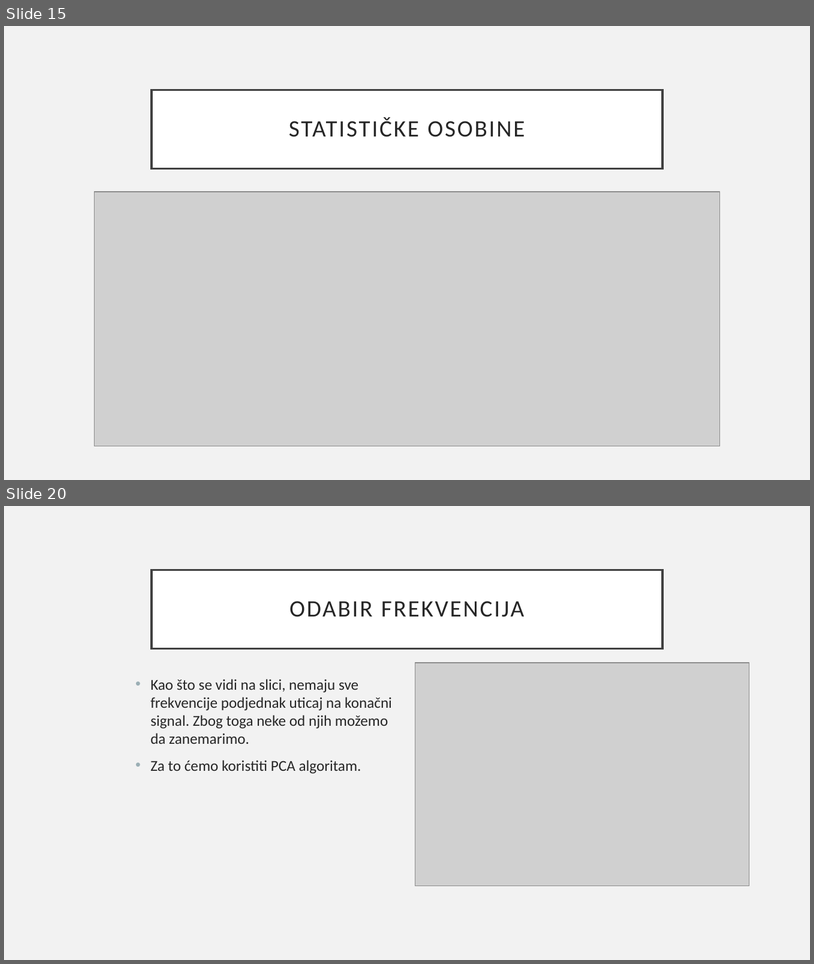
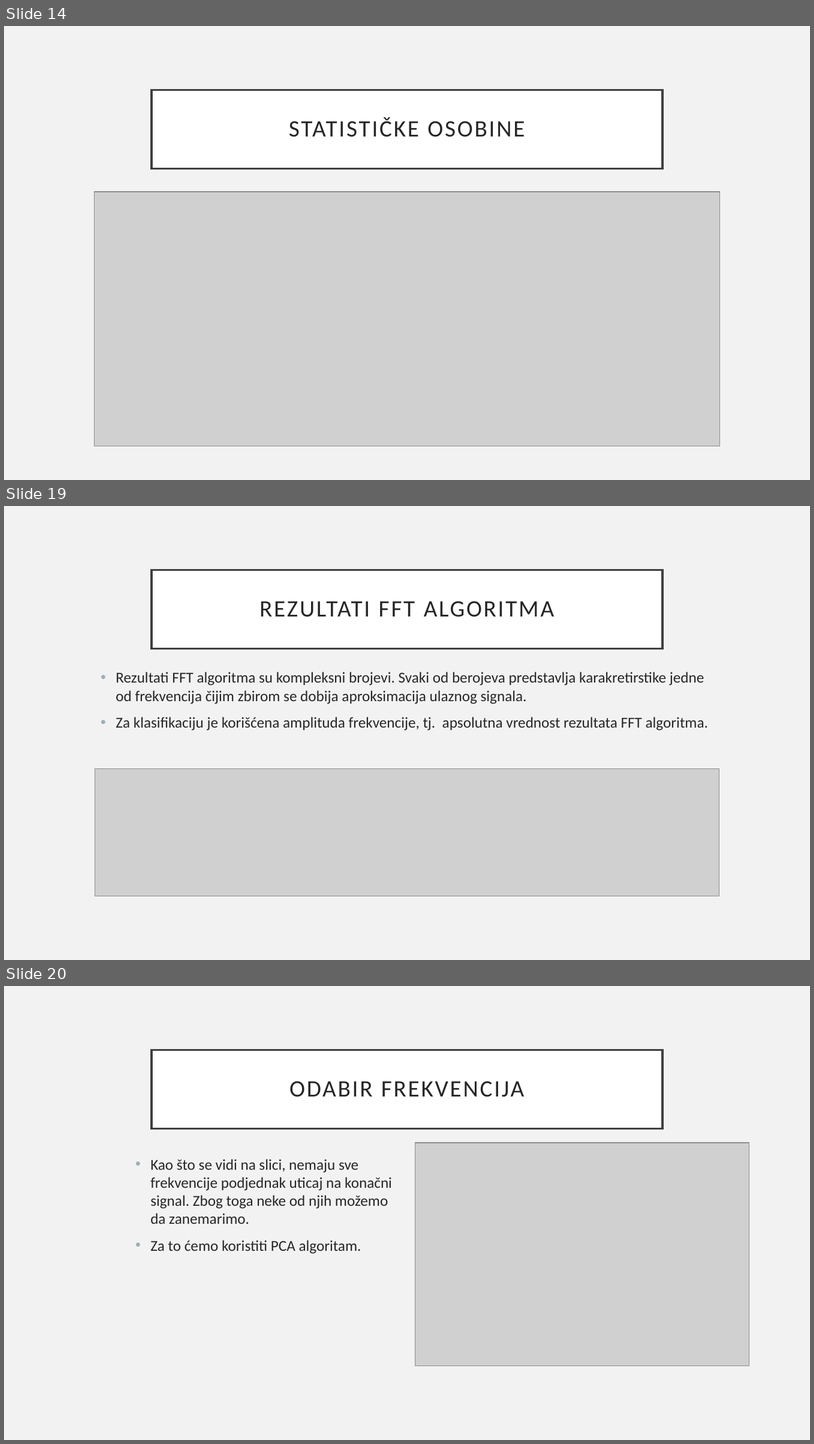
Before and after one commit to mijatkrivokapic/Epileptic-Seizure-Recognition, a slide deck: Detekcija epileptičnih napada pomoću EEG vremenske serije.pptx. Shown one above the other, each under a label of ours: slides 15 and 20 before the commit, slides 14, 19 and 20 after it; the slides between them are not shown. The pictures are 814x964 and 814x1444 pixels, drawn with LibreOffice and Linux fonts; fonts in the diff are those of the drawing; grey boxes stand for pictures. Boxes give left, top, right and bottom in pixels: in the first picture for what was removed or moved away, otherwise in the second. Text is boxed around its words. In the diff, an @@ line names an element or a change of style, - is before the commit and + after.

```diff
--- a/Detekcija epileptičnih napada pomoću EEG vremenske serije.pptx
+++ b/Detekcija epileptičnih napada pomoću EEG vremenske serije.pptx
@@ slide 19 added at [4,506,810,960], background #F2F2F2 @@
@@ title added at [152,570,663,648], fill #FFFFFF, outline #404040 2.5 pt, 28 pt, text #262626 @@
+REZULTATI FFT ALGORITMA
@@ text added at [116,672,708,730], 18 pt, text #262626 @@
+• Rezultati FFT algoritma su kompleksni brojevi. Svaki od berojeva predstavlja karakretirstike jedne od frekvencija čijim zbirom se dobija aproksimacija ulaznog signala.
+• Za klasifikaciju je korišćena amplituda frekvencije, tj. apsolutna vrednost rezultata FFT algoritma.
@@ picture added at [95,769,720,895] @@
@@ what was slide 15 is now slide 14 @@
```
Also in this commit, not shown: 7 slides changed, 7 other slides added, 4 slides removed, 1 other file.
